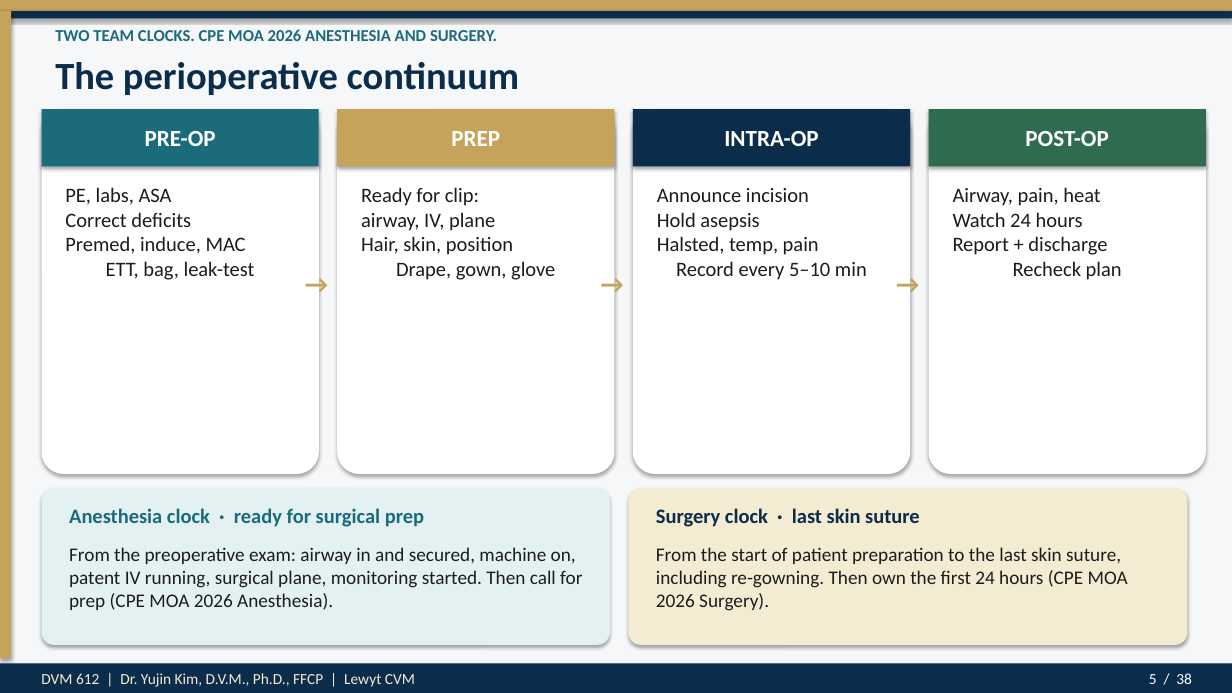
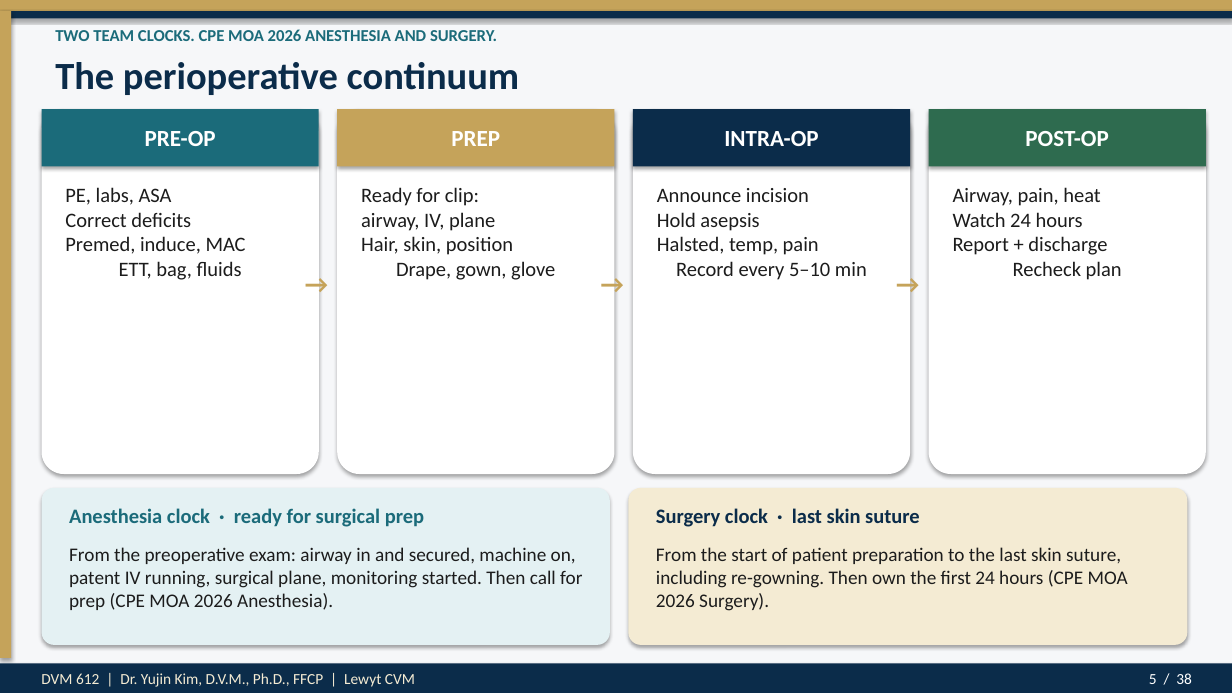
Before and after one commit to drkimvet/happycare, a slide deck: slide 5 of lectures/DVM-612_Week4_Preop_PatientPrep_Postop.pptx. Drawn at 1232x693 pixels with LibreOffice and Linux fonts; fonts in the diff are those of the drawing. Boxes give left, top, right and bottom in pixels: in the first picture for what was removed or moved away, otherwise in the second. Text is boxed around its words. In the diff, an @@ line names an element or a change of style, - is before the commit and + after.

```diff
--- a/lectures/DVM-612_Week4_Preop_PatientPrep_Postop.pptx
+++ b/lectures/DVM-612_Week4_Preop_PatientPrep_Postop.pptx
@@ text at [65, 187, 246, 280]: text changed @@
-PE, labs, ASA
-Correct deficits
-Premed, induce, MAC
-ETT, bag, leak-test
+PE, labs, ASA
+Correct deficits
+Premed, induce, MAC
+ETT, bag, fluids
```
Also in this commit, not shown: 5 other slides changed, 4 other files.
